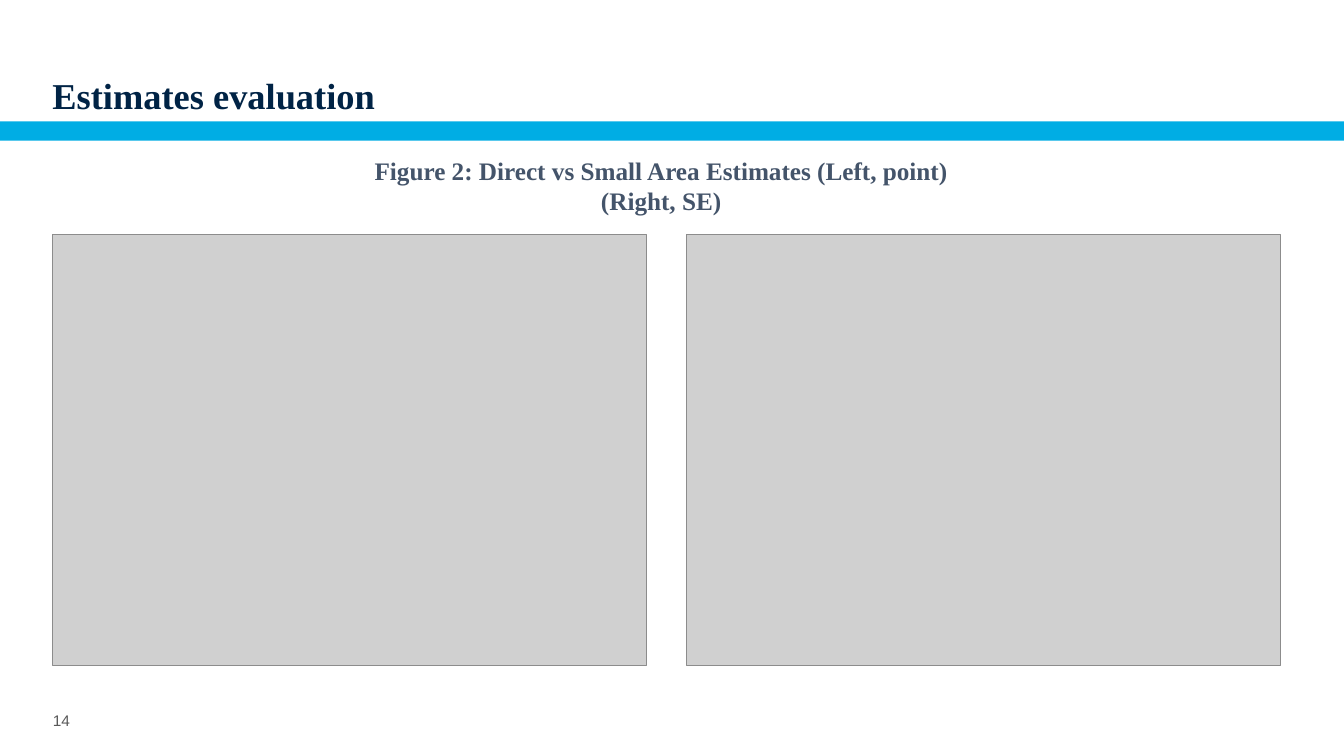
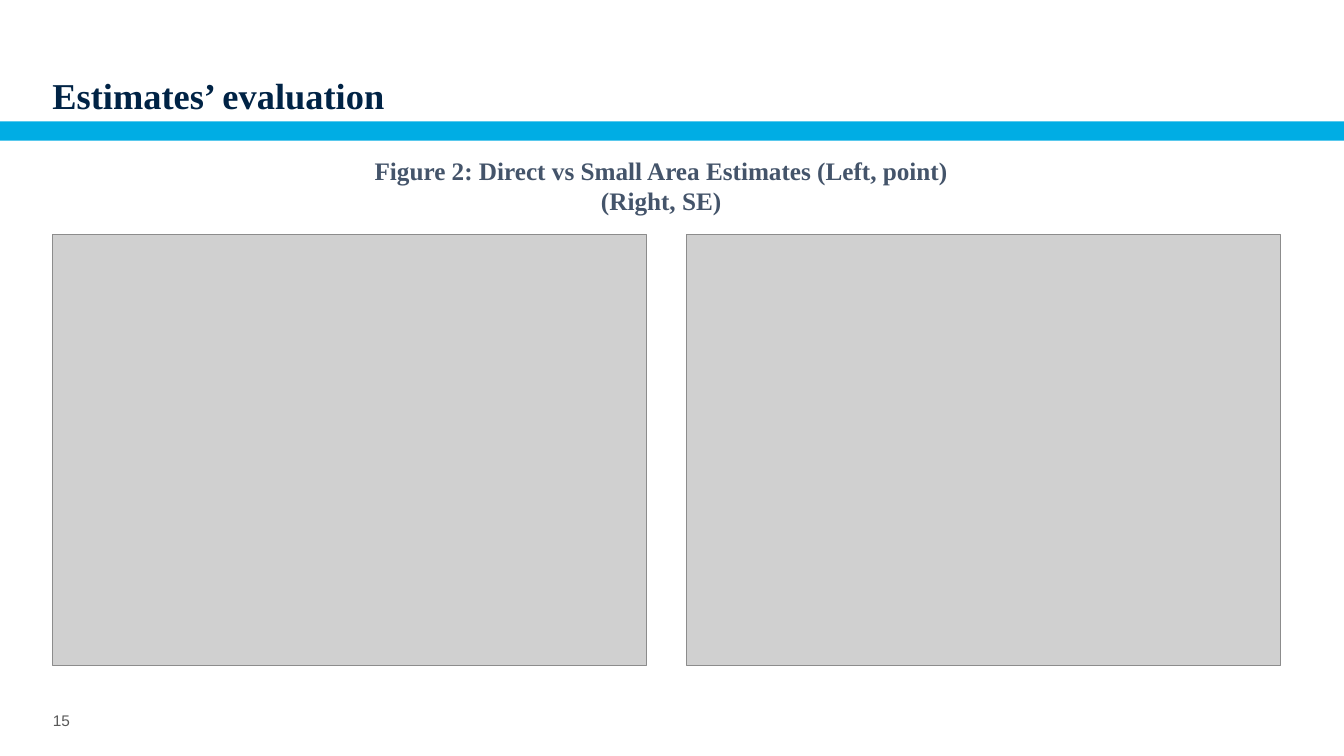
Before and after one commit to pcorralrodas/wb_sae_training, a slide deck: slide 15 of 03.Presentations/SAE_Areal_level.pptx (slide 14 before the commit). Drawn at 1344x756 pixels with LibreOffice and Linux fonts; fonts in the diff are those of the drawing; grey boxes stand for pictures; background and template pictures are left out. Boxes give left, top, right and bottom in pixels: in the first picture for what was removed or moved away, otherwise in the second. Text is boxed around its words. In the diff, an @@ line names an element or a change of style, - is before the commit and + after.

```diff
--- a/03.Presentations/SAE_Areal_level.pptx
+++ b/03.Presentations/SAE_Areal_level.pptx
@@ title at [52, 83, 384, 110]: text changed @@
-Estimates evaluation
+Estimates’ evaluation
@@ page number at [53, 715, 70, 726]: text changed @@
-14
+15
```
Also in this commit, not shown: 7 other slides changed, 1 slide added, 2 slides removed, 3 other files.
